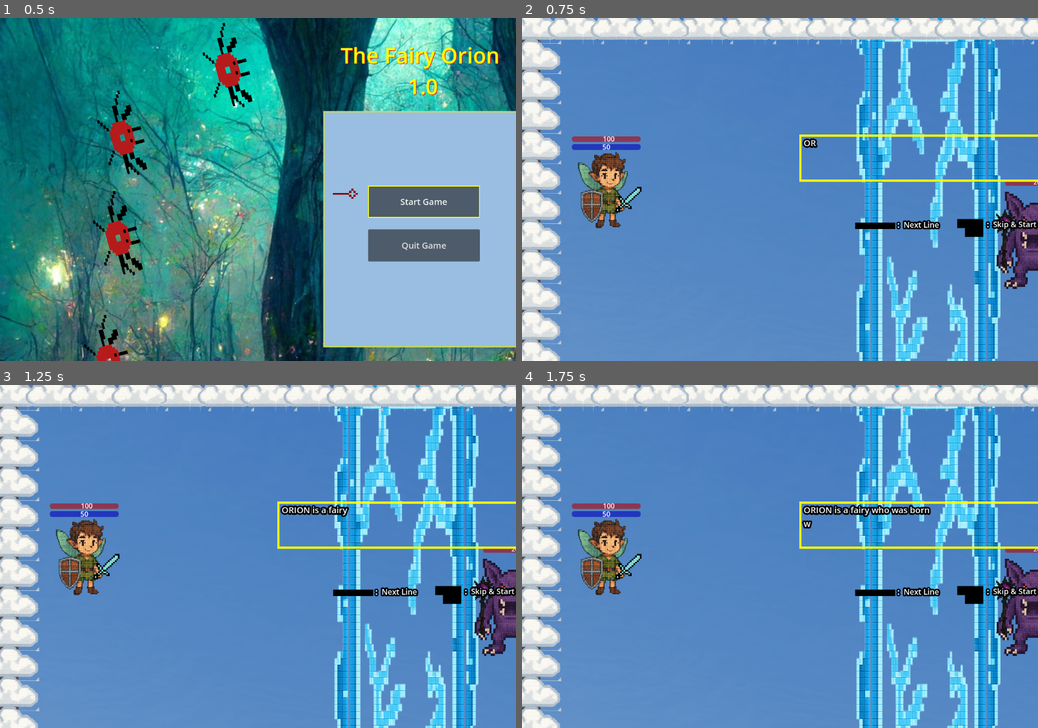
Above: before the commit, frames 1-4 (two rows, left to right).
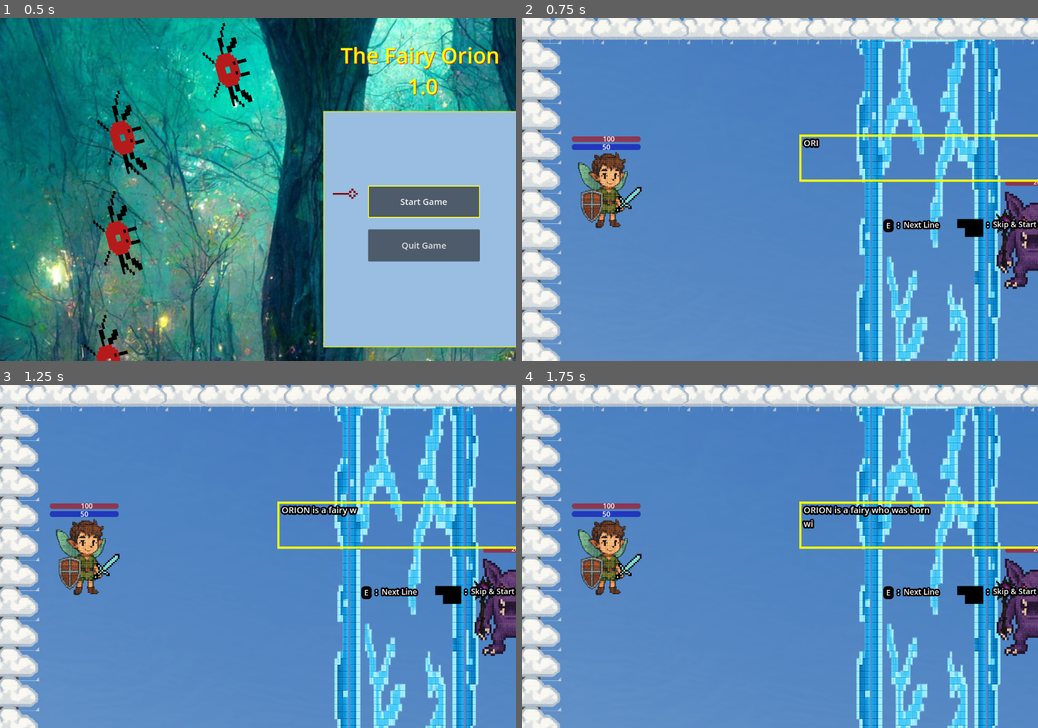
Above: after the commit, the same moments.

Repository: Abdullah-Ha00/the_fairy_orion
Game: Godot game, scene res://scenes/menu/main_menu.tscn
The game is run twice, just before and just after one commit, with the same random seed, the same clock (stepped at 60 frames per second) and the same inputs.
Inputs:
- Up to frame 1 (0.5 s): no input
- Up to frame 2 (0.75 s): tap Enter (accept) at 0.5 s; hold Up (up) from 0.53 s (still down); hold Enter (accept) from 0.53 s (still down)
- Up to frame 3 (1.25 s): keep holding Up (up); keep holding Enter (accept); tap Space (attach action) at 0.8 s
- Up to frame 4 (1.75 s): keep holding Up (up); release Enter (accept) at 1.28 s; tap Space (attach action) at 1.35 s; tap E (advance_dialogue, bound only after the commit) at 1.55 s

Frame 1 is identical in both runs. In frame 2, 0.2% of the frame differs, in the area x 56-73%, y 35-63%; in frame 3, 0.2%, in the area x 64-73%, y 35-63%; in frame 4, 0.2%.

Commit message:
test conditional dialogues

Diff:
--- a/globals/global_functions.gd
+++ b/globals/global_functions.gd
@@ -1,12 +1,18 @@
 extends Node
 var monster_health:int
 var monster_half_health:int
-var can_pause_game:bool
+var can_press_pause:bool
 var fairy_health:int
 var parrot_health:int
 var score:int
 var high_score:int
-
+var is_game_started:bool
+var is_game_finished:bool
+var is_monster_half_health:bool
+var is_parrot_hit:bool
+var is_parrot_already_hit:bool
+var is_parrot_dialogues_finished:bool
+var is_monster_dialogues_finished:bool
 
 func check_arrow_buttons_collision(arrow:TextureRect):
 	for button in get_tree().get_nodes_in_group("Buttons"):
--- a/project.godot
+++ b/project.godot
@@ -78,6 +78,11 @@
 "events": [Object(InputEventKey,"resource_local_to_scene":false,"resource_name":"","device":-1,"window_id":0,"alt_press …(195 unchanged characters)…
 ]
 }
+advance_dialogue={
+"deadzone": 0.2,
+"events": [Object(InputEventKey,"resource_local_to_scene":false,"resource_name":"","device":-1,"window_id":0,"alt_pressed":false,"shift_pressed":false,"ctrl_pressed":false,"meta_pressed":false,"pressed":false,"keycode":0,"physical_keycode":69,"key_label":0,"unicode":101,"location":0,"echo":false,"script":null)
+]
+}
 
 [layer_names]
 
--- a/scenes/dialogues/dialogues.gd
+++ b/scenes/dialogues/dialogues.gd
@@ -1,44 +1,72 @@
 extends Node2D
-var dialogue_one = " ORION is a fairy who was born\n with strange powers."
-var dialogue_two = " He lives with his chidhood friend, \n Selene, a mystical parrot."
-var dialogue_three= " The world is not a safe place for both of them, \n as they are troubled by the furious beast, Teratos"
-var dialogues = [dialogue_one,dialogue_two, dialogue_three]
 var displayed_words = ""
 var dialogue_number = 0
 var can_skip = false
 var can_start = false
+var dialogue_one = " ORION is a fairy who was born\n with strange powers."
+var dialogue_two = " He lives with his chidhood friend, \n Selene, a mystical parrot."
+var dialogue_three= " The world is not a safe place for both of them, \n as they are troubled by the furious beast, Teratos"
+var dialogues_intro:Array= [dialogue_one,dialogue_two, dialogue_three]
+var dialogues_parrot_hit: Array = ["Hello", "Tuj", "Dabla", "rara", "Mahadaasdfijsjdflk"]
+var dialogues_monster_half_health :Array = ["You damned insect!", "I will show you my real power!"]
+var dialogues_monster_parrot_hit:Array = ["YOU MORROON!!Have you already forgot your training??!!", "One more hit and I'm a goner!!", "Hahaahah!, Orion the Moron!", "Shut up, both of you!!"]
+var selected_dialogues:Array
+
 func _ready() -> void:
 	process_mode = Node.PROCESS_MODE_ALWAYS
-	$StartGameComponents.global_position = Vector2(600,200)
-	get_tree().paused = true
-	GlobalFunctions.can_pause_game = false
-	await get_tree().create_timer(0.05).timeout
-	process_dialogue()
+	select_dialogue()
+	pause_game()
+	show_dialogue()
 
 func _process(_delta: float) -> void:
 	if can_start or Input.is_action_pressed("accept"):
 		get_tree().paused = false
-		GlobalFunctions.can_pause_game = true
+		GlobalFunctions.can_press_pause = true
+		GlobalFunctions.is_game_started = false
 		queue_free()
 
 func _input(event: InputEvent) -> void:
-	if event.is_action_pressed("attach action") and can_skip:
-		if dialogue_number <int(dialogues.size() - 1):
-			dialogue_number +=1
-			process_dialogue()
-			displayed_words = ""
-			can_skip =false
-		else:
-			can_start = true
-
-func process_dialogue():
-	for letters in dialogues[dialogue_number]:
-		await get_tree().create_timer(0.02).timeout
-		displayed_words +=letters
-		$StartGameComponents/DialogueBar.text = displayed_words
-		$CanPressSpaceTimer.start()
-
-
+	if event.is_action_pressed("advance_dialogue") and can_skip:
+		show_next_dialogue(selected_dialogues)
 
 func _on_can_press_space_timer_timeout() -> void:
 	can_skip = true
+
+func process_dialogue(dialogues_array:Array):
+	for letters in dialogues_array[dialogue_number]:
+		await get_tree().create_timer(0.02).timeout
+		displayed_words +=letters
+		_process_letters()
+
+func show_dialogue():
+	$DialogueScreenComponents.global_position = Vector2(600,200)
+	await get_tree().create_timer(0.03).timeout
+	process_dialogue(selected_dialogues)
+
+func show_next_dialogue(dialogues_array:Array):
+	if dialogue_number <int(dialogues_array.size() - 1):
+		dialogue_number +=1
+		process_dialogue(selected_dialogues)
+		displayed_words = ""
+		can_skip =false
+	else:
+		can_start = true
+
+func _process_letters():
+	$DialogueScreenComponents/DialogueBar.text = displayed_words
+	$CanPressSpaceTimer.start()
+
+func pause_game():
+	get_tree().paused = true
+	GlobalFunctions.can_press_pause = false
+
+func select_dialogue():
+	if GlobalFunctions.is_game_started:
+		selected_dialogues = dialogues_intro
+		$DialogueScreenComponents/ButtonsDescription.show()
+	elif GlobalFunctions.is_parrot_hit and not GlobalFunctions.is_parrot_dialogues_finished:
+		selected_dialogues = dialogues_monster_parrot_hit
+		GlobalFunctions.is_parrot_dialogues_finished = true
+	elif GlobalFunctions.is_monster_half_health and not GlobalFunctions.is_monster_dialogues_finished:
+		selected_dialogues = dialogues_monster_half_health
+		GlobalFunctions.is_monster_dialogues_finished = true
--- a/scenes/dialogues/dialogues.tscn
+++ b/scenes/dialogues/dialogues.tscn
@@ -1,8 +1,17 @@
 [gd_scene load_steps=7 format=3 uid="uid://hnh8mnniyyal"]
 
 [ext_resource type="Script" uid="uid://br5djtjbgogak" path="res://scenes/dialogues/dialogues.gd" id="1_1gcki"]
-[ext_resource type="Texture2D" uid="uid://cqnrbwyfdurw5" path="res://images/space_bar.png" id="2_bgcd3"]
 [ext_resource type="Texture2D" uid="uid://b40qifkircejg" path="res://images/enter_button.png" id="3_1lc76"]
+
+[sub_resource type="LabelSettings" id="LabelSettings_bgcd3"]
+font_size = 18
+outline_size = 34
+outline_color = Color(0, 0, 0, 1)
+
+[sub_resource type="LabelSettings" id="LabelSettings_1lc76"]
+font_size = 18
+outline_size = 15
+outline_color = Color(0, 0, 0, 1)
 
 [sub_resource type="StyleBoxFlat" id="StyleBoxFlat_1lc76"]
 draw_center = false
@@ -19,17 +28,50 @@
 outline_size = 15
 outline_color = Color(0, 0, 0, 1)
 
-[sub_resource type="LabelSettings" id="LabelSettings_1lc76"]
-font_size = 18
-outline_size = 15
-outline_color = Color(0, 0, 0, 1)
-
 [node name="Dialogues" type="Node2D"]
 script = ExtResource("1_1gcki")
 
-[node name="StartGameComponents" type="Node2D" parent="."]
+[node name="DialogueScreenComponents" type="Node2D" parent="."]
 
-[node name="DialogueBar" type="Label" parent="StartGameComponents"]
+[node name="ButtonsDescription" type="Node2D" parent="DialogueScreenComponents"]
+visible = false
+
+[node name="EButton" type="Label" parent="DialogueScreenComponents/ButtonsDescription"]
+offset_left = 233.0
+offset_top = 271.0
+offset_right = 273.0
+offset_bottom = 297.0
+text = "E"
+label_settings = SubResource("LabelSettings_bgcd3")
+horizontal_alignment = 1
+vertical_alignment = 1
+
+[node name="StartGameLabel" type="Label" parent="DialogueScreenComponents/ButtonsDescription"]
+offset_left = 481.0
+offset_top = 231.0
+offset_right = 793.0
+offset_bottom = 332.0
+text = ":  Skip & Start "
+label_settings = SubResource("LabelSettings_1lc76")
+vertical_alignment = 1
+
+[node name="EnterButton" type="Sprite2D" parent="DialogueScreenComponents/ButtonsDescription"]
+position = Vector2(439, 281)
+scale = Vector2(0.192871, 0.162354)
+texture = ExtResource("3_1lc76")
+region_enabled = true
+region_rect = Rect2(151.161, 86.9446, 684.982, 678.866)
+
+[node name="NexLineLabel" type="Label" parent="DialogueScreenComponents/ButtonsDescription"]
+offset_left = 273.0
+offset_top = 232.0
+offset_right = 585.0
+offset_bottom = 333.0
+text = ":  Next Line  "
+label_settings = SubResource("LabelSettings_1lc76")
+vertical_alignment = 1
+
+[node name="DialogueBar" type="Label" parent="DialogueScreenComponents"]
 offset_left = 45.0
 offset_top = 72.0
 offset_right = 736.0
@@ -39,38 +81,6 @@
 "
 label_settings = SubResource("LabelSettings_psddv")
 
-[node name="StartGameLabel" type="Label" parent="StartGameComponents"]
-offset_left = 481.0
-offset_top = 231.0
-offset_right = 793.0
-offset_bottom = 332.0
-text = ":  Skip & Start "
-label_settings = SubResource("LabelSettings_1lc76")
-vertical_alignment = 1
-
-[node name="SpaceBar" type="Sprite2D" parent="StartGameComponents"]
-position = Vector2(225, 281)
-scale = Vector2(0.171466, 0.16185)
-texture = ExtResource("2_bgcd3")
-region_enabled = true
-region_rect = Rect2(168.072, 332.434, 764.437, 346.712)
-
-[node name="EnterButton" type="Sprite2D" parent="StartGameComponents"]
-position = Vector2(439, 281)
-scale = Vector2(0.192871, 0.162354)
-texture = ExtResource("3_1lc76")
-region_enabled = true
-region_rect = Rect2(151.161, 86.9446, 684.982, 678.866)
-
-[node name="NexLineLabel" type="Label" parent="StartGameComponents"]
-offset_left = 273.0
-offset_top = 232.0
-offset_right = 585.0
-offset_bottom = 333.0
-text = ":  Next Line  "
-label_settings = SubResource("LabelSettings_1lc76")
-vertical_alignment = 1
-
 [node name="CanPressSpaceTimer" type="Timer" parent="."]
 wait_time = 0.05
 one_shot = true
--- a/scenes/end_game/end_game.gd
+++ b/scenes/end_game/end_game.gd
@@ -1,9 +1,10 @@
 extends Node2D
 var fairy_down_text:String = "Game Over!\nYou have been defeated!"
-var parrot_down_text: String = "Game Over!\nYour friend is deaaaaaaaaaaaaad!😭"
-var monster_down_text:String = "You have defeated the monster! \nYour friend is  free!"
+var parrot_down_text: String = "Game Over!\nSelene is deaaaaaaaaaaaaad!😭"
+var monster_down_text:String = "You have defeated the monster! \nSelene's curse has been lifted!"
 var text_y_position = 500
 var high_score = ScoreManager.load_score()
+
 func _ready() -> void:
 	process_mode = Node.PROCESS_MODE_ALWAYS
 	set_up_score_values()
@@ -19,6 +20,7 @@
 	_select_text()
 	var text_tweens = create_tween()
 	text_tweens.tween_property($TextResult,"global_position:y", text_y_position, 5)
+
 func show_score():
 	$ScoreDisplay.global_position = Vector2(300,300)
 	await get_tree().create_timer(7).timeout
@@ -26,9 +28,10 @@
 	for text in $ScoreDisplay.get_children():
 		await get_tree().create_timer(1).timeout
 		text.visible = true
+
 func pause_game():
 	get_tree().paused = true
-	GlobalFunctions.can_pause_game = false
+	GlobalFunctions.can_press_pause = false
 
 func go_to_main_menu():
 	get_tree().paused = false
@@ -41,11 +44,12 @@
 		$TextResult.text = parrot_down_text
 	elif GlobalFunctions.monster_health <=0:
 		$TextResult.text = monster_down_text
+
 func show_high_score_label():
-		$NewHighScoreLabel.global_position = Vector2(600,700)
-		if GlobalFunctions.high_score < GlobalFunctions.score:
-			await get_tree().create_timer(13).timeout
-			$NewHighScoreLabel.visible = true
+	$NewHighScoreLabel.global_position = Vector2(600,700)
+	if GlobalFunctions.high_score < GlobalFunctions.score:
+		await get_tree().create_timer(13).timeout
+		$NewHighScoreLabel.visible = true
 
 func set_up_score_values():
 	$ScoreDisplay/ScoreNumber.text  =str(GlobalFunctions.score)
--- a/scenes/menu/main_menu.gd
+++ b/scenes/menu/main_menu.gd
@@ -2,10 +2,11 @@
 func _ready() -> void:
 	Input.set_mouse_mode(Input.MOUSE_MODE_CAPTURED)
 	#print($MenuComponents/SelectArrowMain.global_position.y)
-	$HighScoreText.text = str(ScoreManager.load_score())
-	GlobalFunctions.can_pause_game = true
-	for button in get_tree().get_nodes_in_group("Buttons"):
-		button.pressed.connect(_on_button_pressed.bind(button))
+	initialize_game_state()
+	initialize_score()
+	initialize_dialogues()
+	initialize_body_states()
+	connect_buttons()
 
 func _process(_delta: float) -> void:
 	GlobalFunctions.check_arrow_buttons_collision($MenuComponents/SelectArrowMain)
@@ -19,3 +20,24 @@
 			get_tree().change_scene_to_file("res://scenes/world/world.tscn")
 		"QuitButton":
 			get_tree().quit()
+
+func initialize_body_states():
+	GlobalFunctions.is_monster_half_health = false
+	GlobalFunctions.is_parrot_already_hit = true
+	GlobalFunctions.is_parrot_hit = false
+
+func initialize_score():
+	$HighScoreText.text = str(ScoreManager.load_score())
+	GlobalFunctions.score = 0
+
+func initialize_dialogues():
+	GlobalFunctions.is_parrot_dialogues_finished = false
+	GlobalFunctions.is_monster_dialogues_finished = false
+
+func initialize_game_state():
+	GlobalFunctions.is_game_started = true
+	GlobalFunctions.is_game_finished = false
+
+func connect_buttons():
+	for button in get_tree().get_nodes_in_group("Buttons"):
+		button.pressed.connect(_on_button_pressed.bind(button))
--- a/scenes/menu/pause_menu.gd
+++ b/scenes/menu/pause_menu.gd
@@ -8,7 +8,7 @@
 
 func _process(_delta: float) -> void:
 	GlobalFunctions.check_arrow_buttons_collision($SelectArrow)
-	if Input.is_action_pressed("pause") and GlobalFunctions.can_pause_game:
+	if Input.is_action_pressed("pause") and GlobalFunctions.can_press_pause:
 		get_tree().paused = true
 		visible = true
 	if get_tree().paused:
--- a/scenes/parrot/parrot.gd
+++ b/scenes/parrot/parrot.gd
@@ -7,6 +7,7 @@
 var health = _health:
 	set(value):
 		health = clamp(value, 0, _health)
+		GlobalFunctions.is_parrot_hit = true
 @onready var seconds_left = int($TimeLeft.time_left)
 
 
--- a/scenes/world/world.gd
+++ b/scenes/world/world.gd
@@ -2,9 +2,9 @@
 var sword_beam_scene:PackedScene = preload("res://scenes/special_attacks/sword_beam.tscn")
 var orb_scene:PackedScene = preload("res://scenes/special_attacks/black_orb.tscn")
 var end_game_scene: PackedScene = preload("res://scenes/end_game/end_game.tscn")
+var dialogues_scene: PackedScene = preload("res://scenes/dialogues/dialogues.tscn")
 var shock_damage = 5
 var fence_speed = 50
-var monster_half_health_reach = false
 var monster_node:Node
 
 
@@ -27,32 +27,30 @@
 func _process(_delta: float) -> void:
 	for body in get_tree().get_nodes_in_group("Body"):
 		if body.health <=0:
+			GlobalFunctions.is_game_finished = true
 			body.queue_free()
 			get_score()
 			await get_tree().create_timer(0.1).timeout
 			display_game_result()
 
-	if GlobalFunctions.monster_health <=GlobalFunctions.monster_half_health and not monster_half_health_reach:
+	if GlobalFunctions.monster_health <=GlobalFunctions.monster_half_health and not GlobalFunctions.is_monster_half_health:
 		increase_monster_speed()
-		monster_half_health_reach =true
+		GlobalFunctions.is_monster_half_health =true
+		_load_dialogues_scene()
 
-
-
+	if GlobalFunctions.is_parrot_hit and GlobalFunctions.is_parrot_already_hit:
+		_load_dialogues_scene()
+		GlobalFunctions.is_parrot_already_hit= false
 
 func _sword_beam_action(pos) -> void:
 	var sword_beam_instance = sword_beam_scene.instantiate()
 	$SpecialAttacks.add_child(sword_beam_instance)
 	sword_beam_instance.position = pos
 
-
-
 func _black_orb_action(pos) -> void:
 	var orb_instance = orb_scene.instantiate() as Area2D
 	$SpecialAttacks.add_child(orb_instance)
 	orb_instance.position = pos
-
-
-
 
 func _on_fence_move_left() -> void:
 	if  $Fence.position.x >340:
@@ -63,14 +61,17 @@
 	if is_instance_valid(monster_node):
 		$Monster.speed = 650
 		$Fence/MoveLeft.start()
+
 func get_score():
 		if $Monster.health <=0:
 			GlobalFunctions.score = int(($Parrot/TimeLeft. time_left *10) + ($Fairy.health * 5))
 			ScoreManager.save_score(GlobalFunctions.score)
-			#if GlobalFunctions.high_score < GlobalFunctions.score:
-				#print("Score: ", GlobalFunctions.score, "\nHigh Score: ", GlobalFunctions.high_score, "\nNew High Score!!")
-			#else:
-				#print("Score: ", GlobalFunctions.score, "\nHigh Score: ", GlobalFunctions.high_score)
+
 func display_game_result():
 	var end_game_instance = end_game_scene.instantiate()
 	self.add_child(end_game_instance)
+
+func _load_dialogues_scene():
+	if not GlobalFunctions.is_game_finished:
+		var dialogues_instance = dialogues_scene.instantiate()
+		self.add_child(dialogues_instance)
